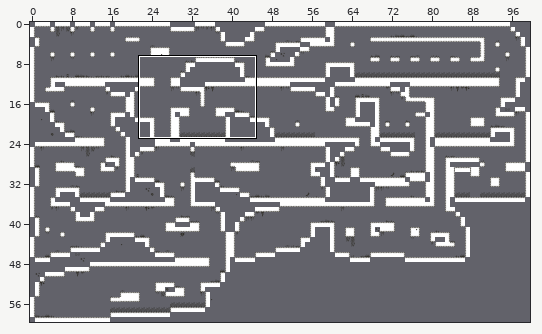
Two versions of a level (Tiled map (JSON), builds/5 Tage mit Sandy.pdx/assets/maps/level_4.json). The picture above shows the old version from afar; the outline marks the close-up.
Close-up. As it was:
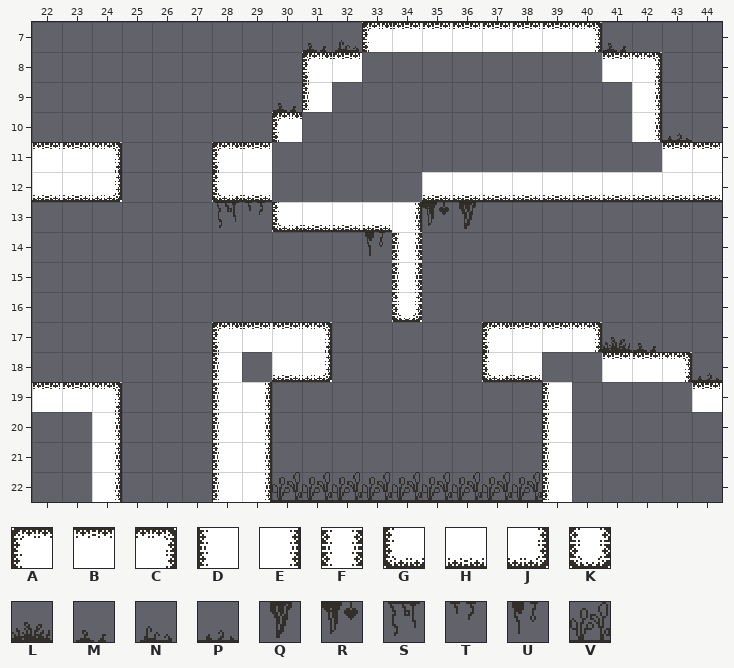
Cells are 20x20 px. Shown: x 22..44, y 7..22. The commit also changed other parts of the map, which this record leaves out.
Key: from "Walls_level_1": A 0, B 1, C 2, D 7, E 9, F 10, G 14, H 15, J 16, K 19; from "deco": L 0, M 1, N 2, P 5, Q 17, R 19, S 20, T 21, U 22, V 32.
_ is an empty cell.
Layer "walls" before, first column x 22:
 7 ___________ABBBBBBC____
 8 _________AB________BC__
 9 _________D__________E__
10 ________A___________E__
11 BBC___AB_____________BB
12 HHJ___GH_____HHHHHHHHHH
13 ________GHHHE__________
14 ____________F__________
15 ____________F__________
16 ____________K__________
17 ______ABBC_____ABBC____
18 ______D_HJ_____GH__BBC_
19 BBC___DE_________D____B
20 __E___DE_________D_____
21 __E___DE_________D_____
22 __E___DE_________D_____
Layer "deco" before, first column x 22:
 7 _________MN________M___
 8 _______________________
 9 ________M______________
10 _____________________P_
11 _______________________
12 _______________________
13 ______ST_____RQ________
14 ___________U___________
15 _______________________
16 _______________________
17 ___________________LM__
18 ______________________P
19 _______________________
20 _______________________
21 _______________________
22 ________VVVVVVVVV______
New version:
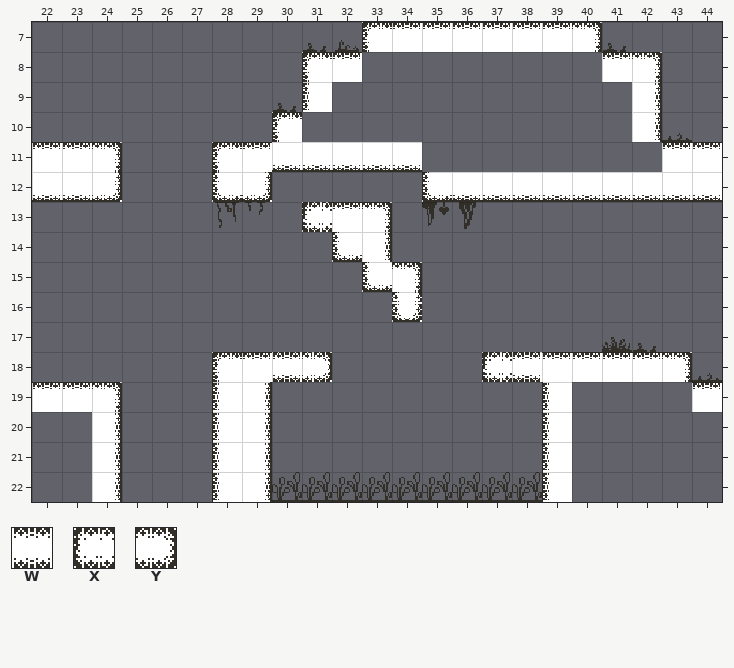
Further tiles: from "Walls_level_1": W 3, X 11, Y 13.
From old to new:
Layer "walls":
y 11: x 30..34 _____ -> HHHHH
y 12: x 29 H -> J; x 35 H -> G
y 13: x 30..34 GHHHE -> _XBC_
y 14: x 32..34 __F -> GE_
y 15: x 33..34 _F -> GC
y 17: x 28..31 ABBC -> ____; x 37..40 ABBC -> ____
y 18: x 28..31 D_HJ -> ABWY; x 37..40 GH__ -> XWBB
Layer "deco":
y 14: x 33 U -> _
Where, in picture pixels (left, top, right, bottom), the same in both close-ups:
changed: (242, 142, 452, 292)
changed: (212, 322, 332, 382)
changed: (482, 322, 602, 382)
